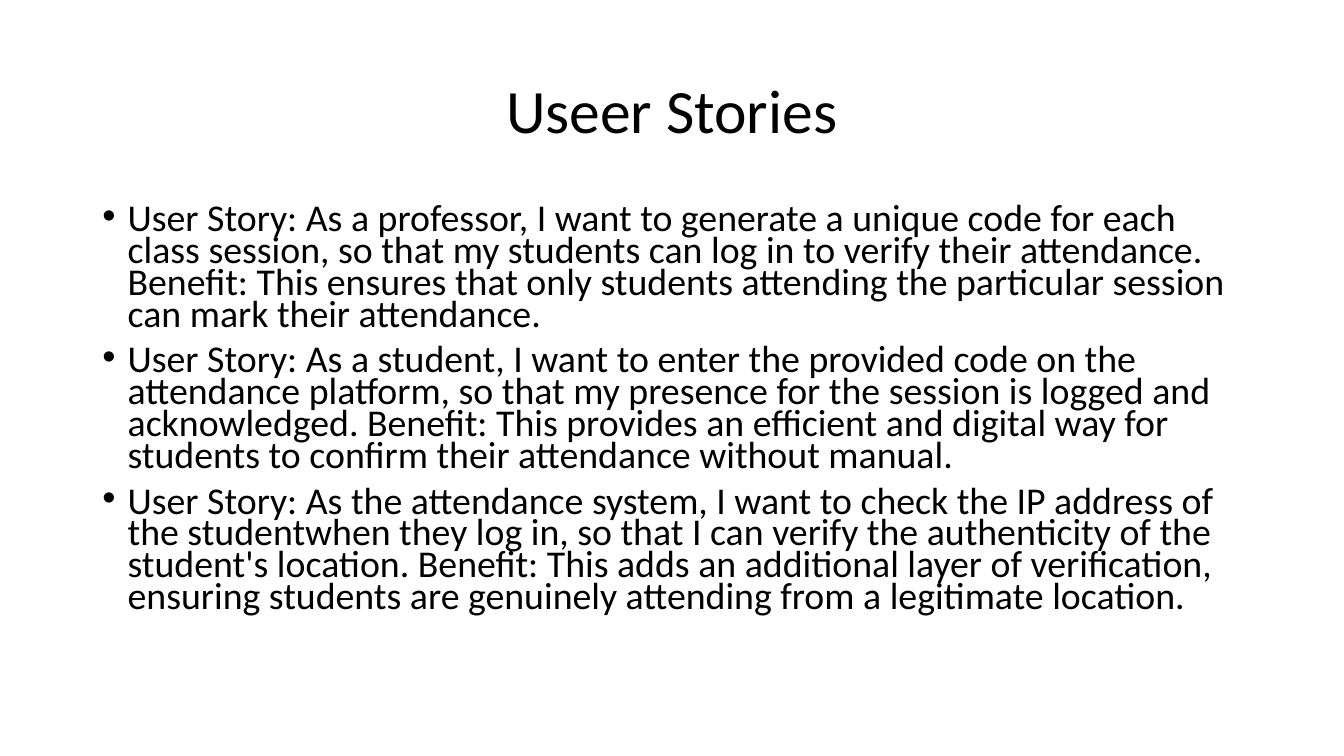
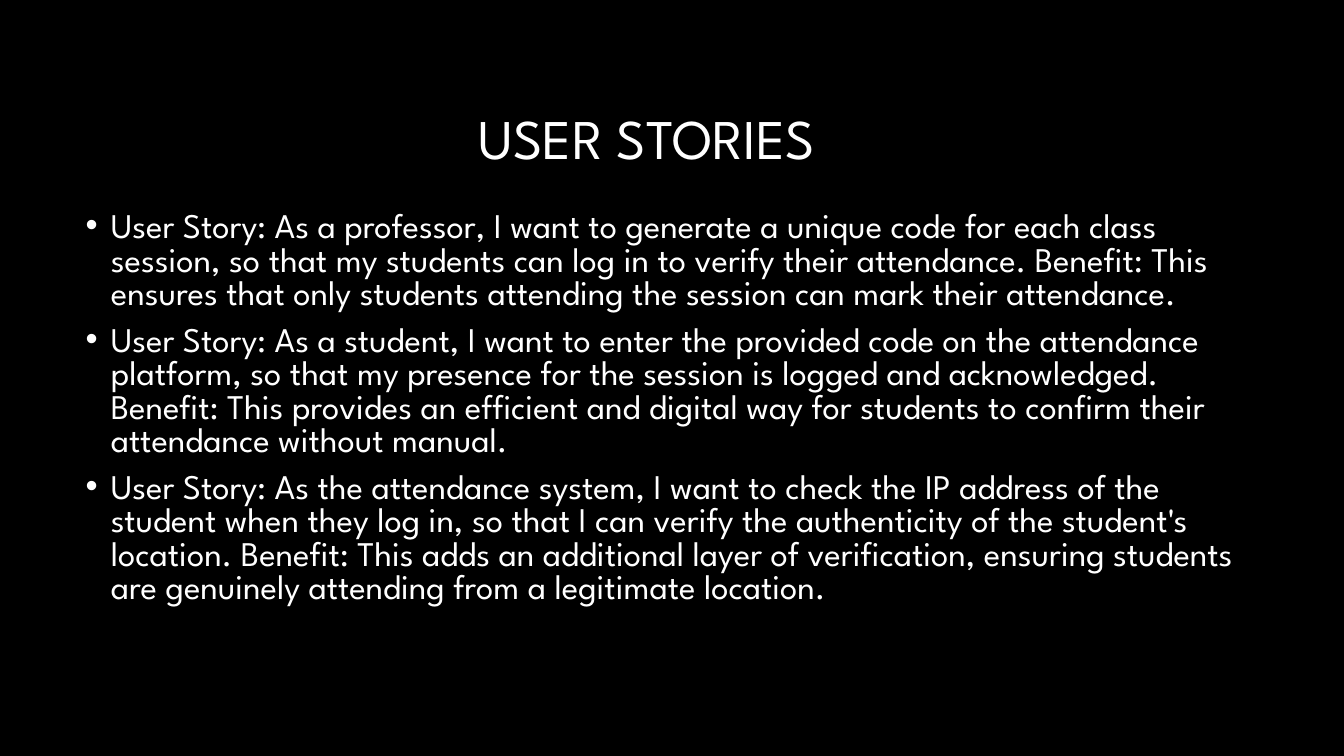
Before and after one commit to HaoranWang11/CS-Senior-DSGN-1, a slide deck: slide 4 of loglock.pptx. Drawn at 1344x756 pixels with LibreOffice and Linux fonts; fonts in the diff are those of the drawing; background and template pictures are left out. Boxes give left, top, right and bottom in pixels: in the first picture for what was removed or moved away, otherwise in the second. Text is boxed around its words. In the diff, an @@ line names an element or a change of style, - is before the commit and + after.

Commit message:
Add files via upload
Powerpoint presentation

```diff
--- a/loglock.pptx
+++ b/loglock.pptx
@@ background #FFFFFF to #000000 @@
@@ title at [479, 121, 815, 160]: text changed; size 44 to 40 pt; font Calibri to League Spartan; text colour #000000 to #FFFFFF @@
-Useer Stories
+USER STORIES
@@ text "User Story: As a professor, ...": place and size @@
-text "User Story: As a professor, ..." at [128, 204, 1225, 616]
+text "User Story: As a professor, ..." at [111, 213, 1232, 607]
@@ text at [111, 213, 1207, 313]: text changed; size 27 to 24.8 pt; font Calibri to League Spartan; text colour #000000 to #FFFFFF @@
-• User Story: As a professor, I want to generate a unique code for each class session, so that my students can log in to verify their attendance. Benefit: This ensures that only students attending the particular session can mark their attendance.
+• User Story: As a professor, I want to generate a unique code for each class session, so that my students can log in to verify their attendance. Benefit: This ensures that only students attending the session can mark their attendance.
@@ text at [111, 328, 1205, 453]: size 27 to 24.8 pt, font Calibri to League Spartan, text colour #000000 to #FFFFFF in "User Story: As a student, I want ..."; line spacing 0.7 to 0.8 @@
@@ text at [111, 475, 1232, 607]: text changed; size 27 to 24.8 pt; font Calibri to League Spartan; text colour #000000 to #FFFFFF @@
-• User Story: As the attendance system, I want to check the IP address of the studentwhen they log in, so that I can verify the authenticity of the student's location. Benefit: This adds an additional layer of verification, ensuring students are genuinely attending from a legitimate location.
+• User Story: As the attendance system, I want to check the IP address of the student when they log in, so that I can verify the authenticity of the student's location. Benefit: This adds an additional layer of verification, ensuring students are genuinely attending from a legitimate location.
```
Also in this commit, not shown: 8 other slides changed, 1 slide added, 1 slide removed.
